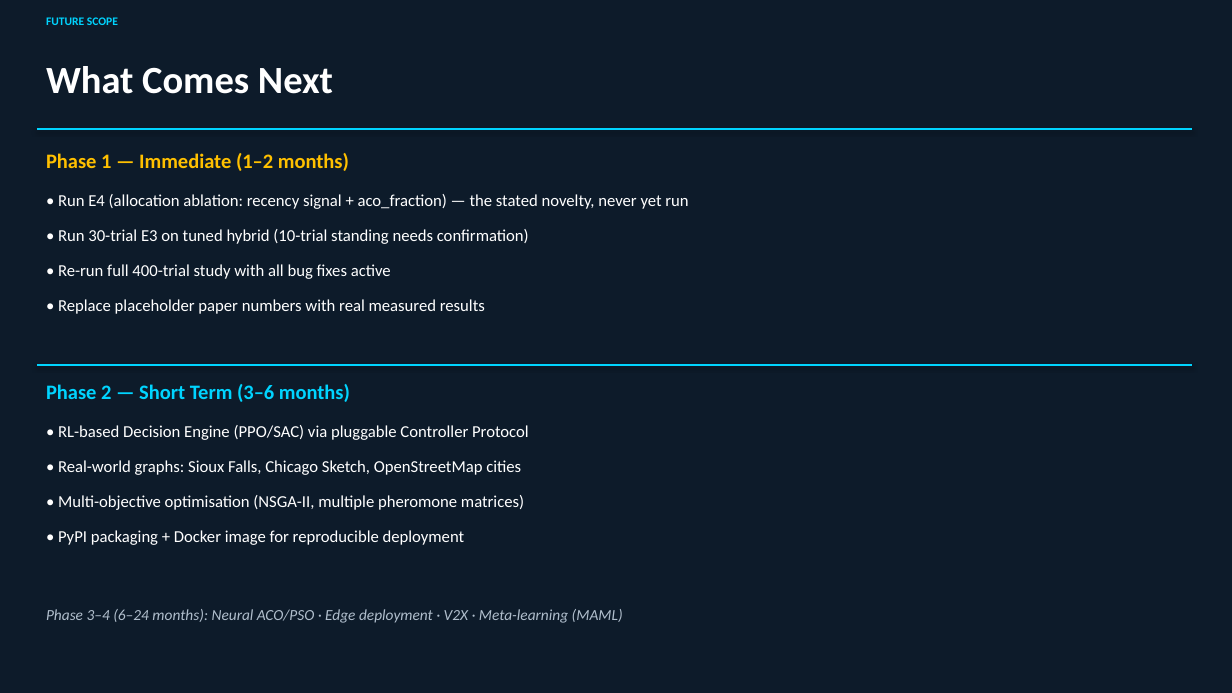
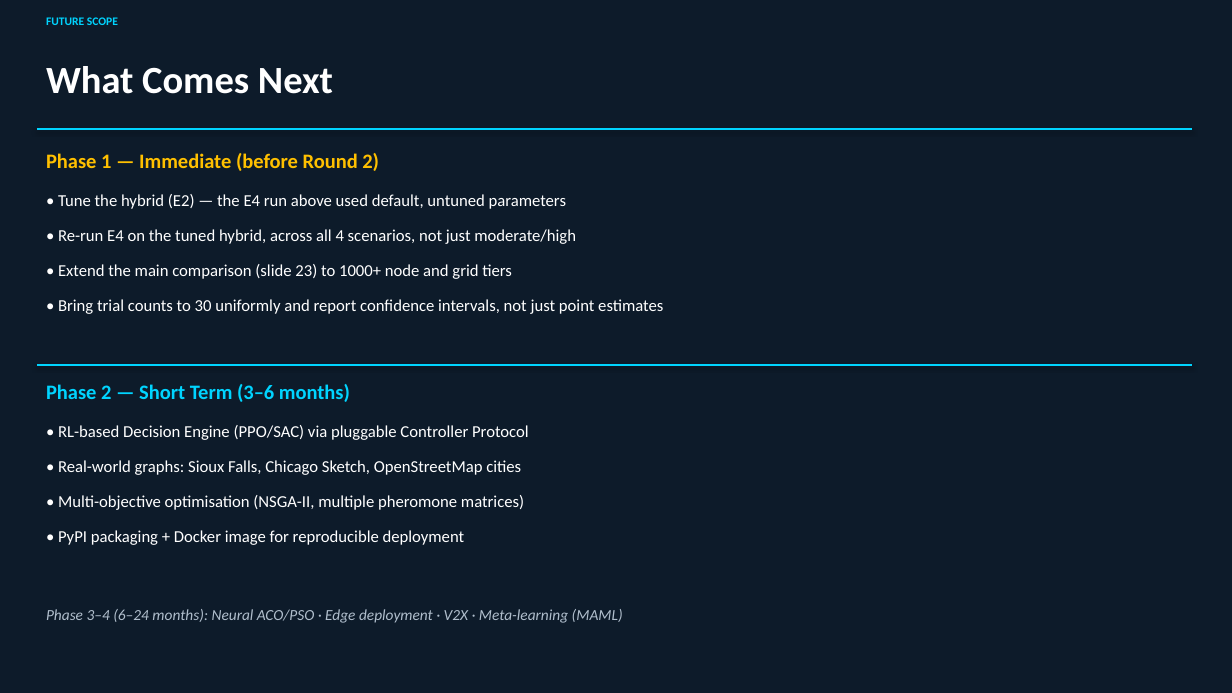
Before and after one commit to VaibhavBansal05/Dynaswarm, a slide deck: slide 33 of dynaswarm_presentation.pptx (slide 31 before the commit). Drawn at 1232x693 pixels with LibreOffice and Linux fonts; fonts in the diff are those of the drawing. Boxes give left, top, right and bottom in pixels: in the first picture for what was removed or moved away, otherwise in the second. Text is boxed around its words. In the diff, an @@ line names an element or a change of style, - is before the commit and + after.

```diff
--- a/dynaswarm_presentation.pptx
+++ b/dynaswarm_presentation.pptx
@@ text at box(46, 153, 379, 171): text changed @@
-Phase 1 — Immediate (1–2 months)
+Phase 1 — Immediate (before Round 2)
@@ text at box(58, 194, 566, 209): text changed @@
-• Run E4 (allocation ablation: recency signal + aco_fraction) — the stated novelty, never yet run
+• Tune the hybrid (E2) — the E4 run above used default, untuned parameters
@@ text at box(58, 229, 576, 244): text changed @@
-• Run 30-trial E3 on tuned hybrid (10-trial standing needs confirmation)
+• Re-run E4 on the tuned hybrid, across all 4 scenarios, not just moderate/high
@@ text at box(58, 264, 512, 279): text changed @@
-• Re-run full 400-trial study with all bug fixes active
+• Extend the main comparison (slide 23) to 1000+ node and grid tiers
@@ text at box(58, 299, 663, 314): text changed @@
-• Replace placeholder paper numbers with real measured results
+• Bring trial counts to 30 uniformly and report confidence intervals, not just point estimates
```
Also in this commit, not shown: 14 other slides changed, 4 slides added, 2 slides removed, 6 other files.
